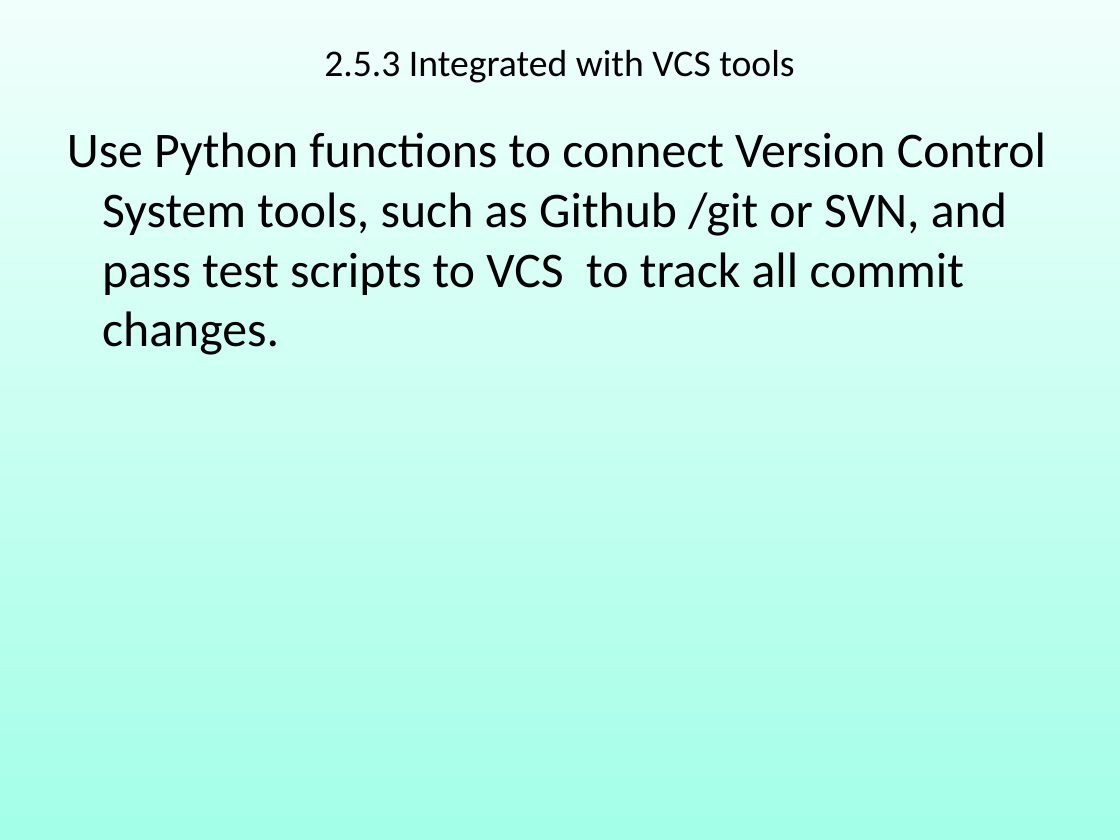
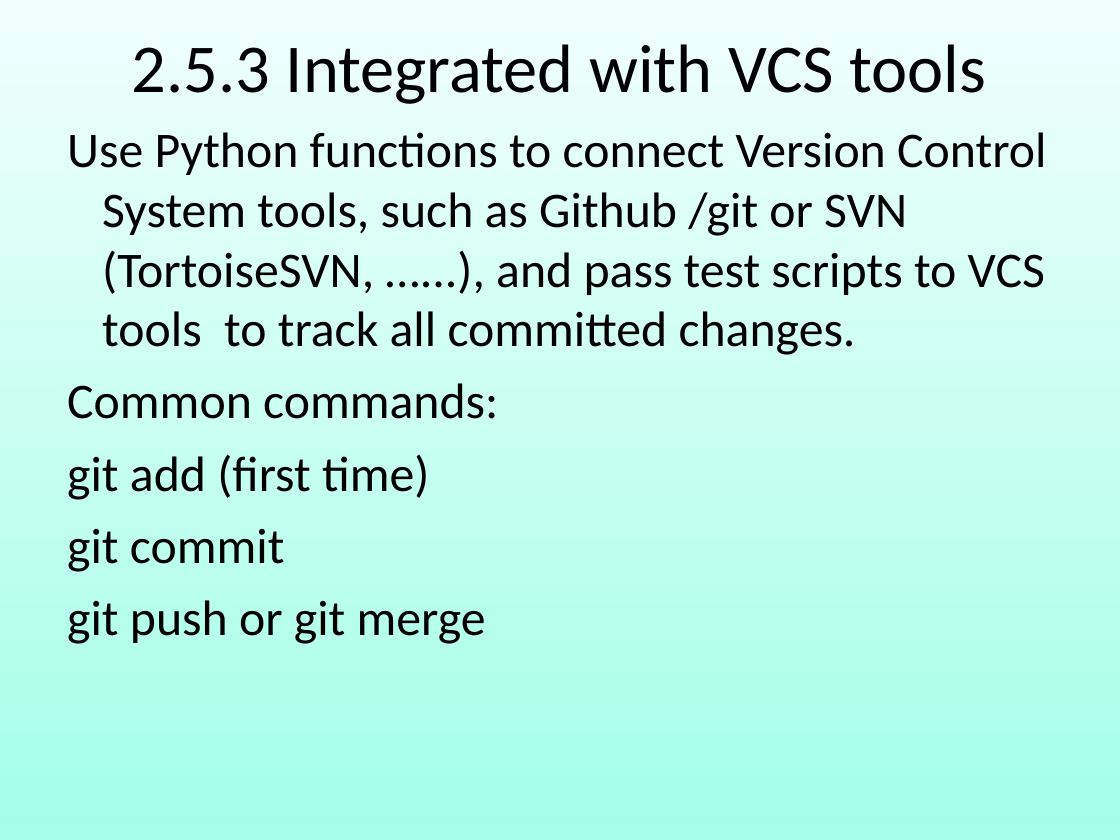
Before and after one commit to robin3795/Data, a slide deck: slide 75 of 2018_1.ppt (slide 69 before the commit). Drawn at 1120x840 pixels with LibreOffice and Linux fonts; fonts in the diff are those of the drawing. Boxes give left, top, right and bottom in pixels: in the first picture for what was removed or moved away, otherwise in the second. Text is boxed around its words. In the diff, an @@ line names an element or a change of style, - is before the commit and + after.

```diff
--- a/2018_1.ppt
+++ b/2018_1.ppt
@@ free "2.5.3 Integrated with VCS tools" at [56, 34, 1064, 97]: size 24.2 to 44 pt; line spacing 0.8 to 1 @@
@@ text in free at [67, 132, 1046, 644]: text changed @@
-Use Python functions to connect Version Control System tools, such as Github /git or SVN, and pass test scripts to VCS to track all commit changes.
+Use Python functions to connect Version Control System tools, such as Github /git or SVN (TortoiseSVN, …...), and pass test scripts to VCS tools to track all committed changes.
+Common commands:
+git add (first time)
+git commit
+git push or git merge
```
Also in this commit, not shown: 53 other slides changed, 35 slides added, 8 slides removed.
